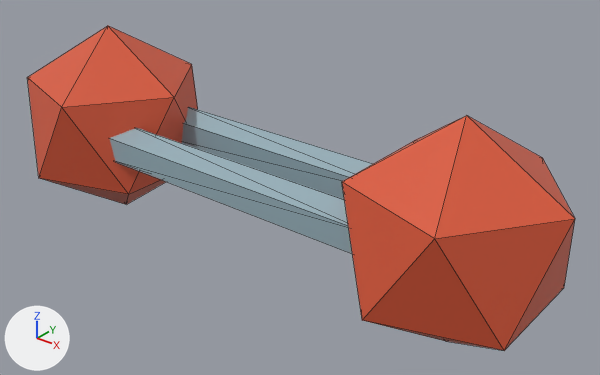
The Blender file assets/model/oxygen.blend: old version first, new version second.
One viewpoint serves both versions: a 50 mm lens placed at (1.149, -1.296, 0.791), pointed at (0.08, 0.04, -0.038). Arrows for +X, +Y and +Z are at lower left; the lights stay in place. Mesh edges are drawn as thin lines.
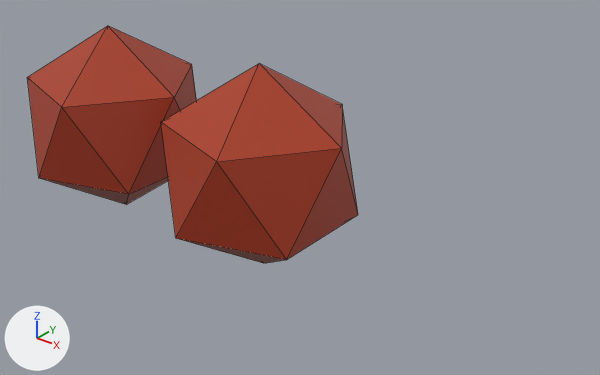
The newer file is also rescaled (x0.24), turned or shifted as a whole; pictures and numbers use the older file's frame.

Where the change shows, as pixel boxes (x1, y1, x2, y2) in the pictures (600 x 375 px; the box of a moved part takes in the faces that stretch with it):
'Cube', reshaped (40% narrower, 27% shorter): before (27, 26, 575, 351); after (27, 26, 358, 263)
part 1 of me_cube, moved or reshaped: before (342, 116, 575, 351); after (161, 64, 358, 263)
part 2 of me_cube, deleted (cyan): before (110, 128, 352, 254)
part 3 of me_cube, deleted (cyan): before (182, 107, 373, 199)
part 4 of me_cube, surface changed: (27, 26, 197, 204) in both

The change, as a diff of the scene's bpy script:
```diff
--- a/assets/model/oxygen.blend.py
+++ b/assets/model/oxygen.blend.py
@@ me_cube @@
 # used by ob_cube; location = (0.0, 0.0, 0.0)
-me_cube.from_pydata(...)  # 44 vertices, 72 faces; spans x -0.724..0.724, y -0.213..0.213, z -0.25..0.25
+me_cube.from_pydata(...)  # 24 vertices, 40 faces; spans x -0.724..0.224, y -0.213..0.213, z -0.25..0.25
+# me_cube part 1: the loose piece of 12 vertices spanning x 0.276..0.724, y -0.213..0.213, z -0.25..0.25 is moved by (-0.5, 0.0, 0.0)
+# me_cube part 2: the loose piece of 10 vertices spanning x -0.379..0.401, y -0.14..-0.05, z -0.048..0.048 is deleted
+# me_cube part 3: the loose piece of 10 vertices spanning x -0.391..0.389, y 0.04..0.13, z -0.048..0.048 is deleted
+# me_cube part 4: 20 kept faces spanning x -0.724..-0.276, y -0.213..0.213, z -0.25..0.25 get new texture (UV) coordinates
 me_cube.materials.append(mat_material)
```
